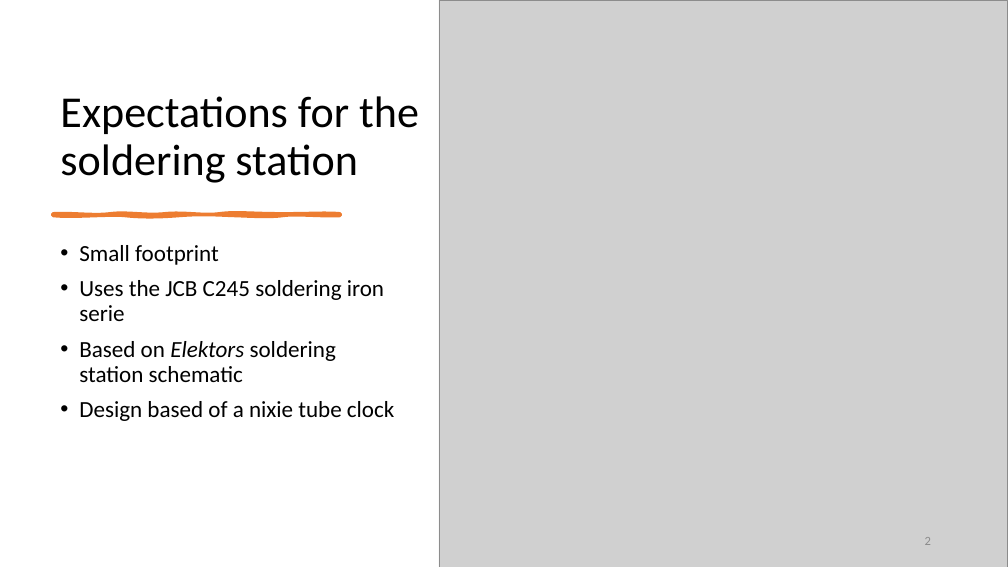
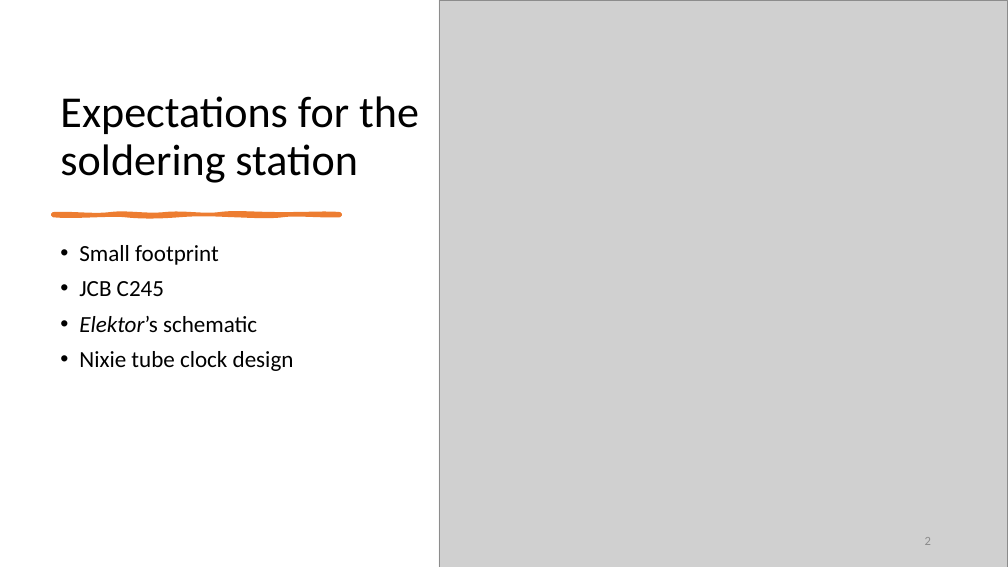
Before and after one commit to SeppeBudenaers/Soldeer_Station_Seppe_Budenaers, a slide deck: slide 2 of Media/Presentatie1.pptx. Drawn at 1008x567 pixels with LibreOffice and Linux fonts; fonts in the diff are those of the drawing; grey boxes stand for pictures. Boxes give left, top, right and bottom in pixels: in the first picture for what was removed or moved away, otherwise in the second. Text is boxed around its words. In the diff, an @@ line names an element or a change of style, - is before the commit and + after.

```diff
--- a/Media/Presentatie1.pptx
+++ b/Media/Presentatie1.pptx
@@ text at [79,281,294,371]: text changed @@
-• Uses the JCB C245 soldering iron serie
-• Based on Elektors soldering station schematic
-• Design based of a nixie tube clock
+• JCB C245
+• Elektor’s schematic
+• Nixie tube clock design
```
Also in this commit, not shown: 2 other slides changed, 1 slide added, 1 slide removed.
